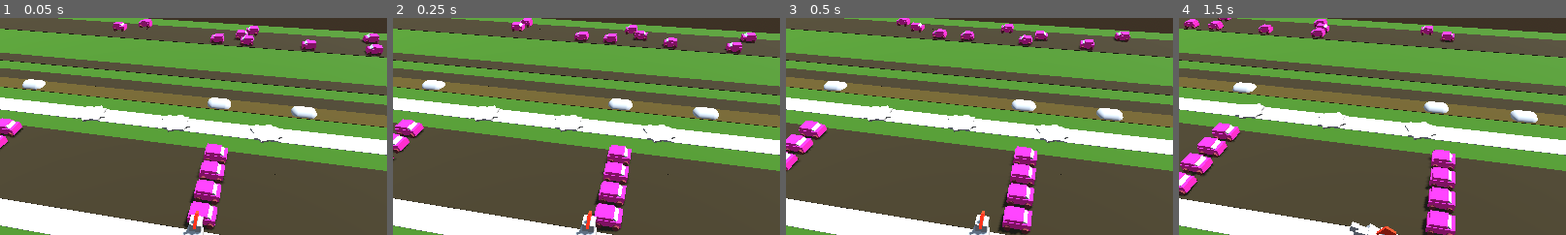
Above: before the commit, frames 1-4 (left to right).
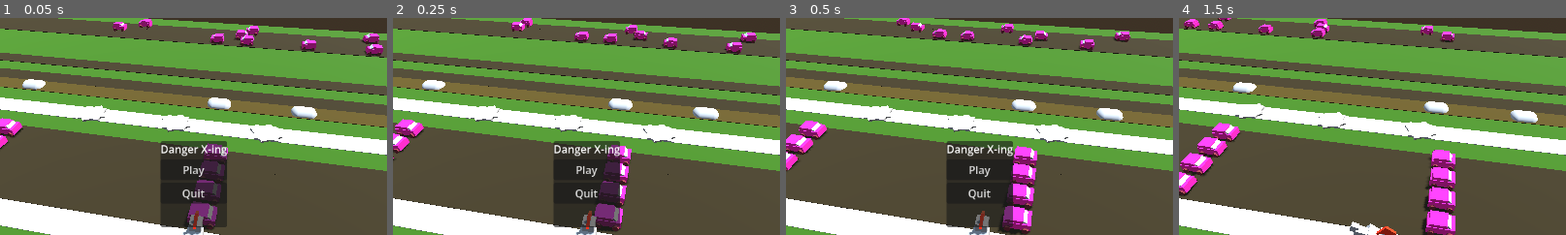
Above: after the commit, the same moments.

Repository: unblinky/danger-xing
Game: Godot game, scene res://Main/Main.tscn
Same seed, same stepped clock (60 frames per second), same inputs: the game is played once before the commit and once after it.
Inputs (mouse positions are % of the whole screen's width and height, from its top left):
- Up to frame 1 (0.05 s): no input
- Up to frame 2 (0.25 s): no input
- Up to frame 3 (0.5 s): no input
- Up to frame 4 (1.5 s): click (50, 47) at 0.5 s, where only the run after the commit has a clickable "Play"; hold D (move_right) from 1.28 s (still down)
The pictures show only the part of the screen within x 25-75%, y 12-62%; the shares and areas given below are measured in that part.

The runs differ from the first frame. In frame 1, 6.5% of the frame differs, in the area x 41-59%, y 56-97%; in frame 2, 6.5%; in frame 3, 6.5%; in frame 4, nothing differs.

Commit message:
Began the PauseMenu object.

Diff:
--- a/Code/Main/Main.tscn
+++ b/Code/Main/Main.tscn
@@ -1,6 +1,9 @@
 [gd_scene format=3 uid="uid://cib786y4fr7cb"]
 
 [ext_resource type="Script" uid="uid://ckplnjj5kkyta" path="res://Main/Main.gd" id="1_lxy7q"]
+[ext_resource type="PackedScene" uid="uid://dkrcw84mho1yp" path="res://PauseMenu/PauseMenu.tscn" id="2_83ytx"]
 
 [node name="Main" type="Node" unique_id=1391425956]
 script = ExtResource("1_lxy7q")
+
+[node name="PauseMenu" parent="." unique_id=2018929069 instance=ExtResource("2_83ytx")]
--- /dev/null
+++ b/Code/PauseMenu/PauseMenu.gd
@@ -0,0 +1,54 @@
+extends PanelContainer
+class_name PauseMenu
+
+@onready var message: Label = $VBox/Message
+@onready var play_button: Button = $VBox/PlayButton
+@onready var continue_button: Button = $VBox/ContinueButton
+@onready var quit_button: Button = $VBox/QuitButton
+
+var main: Main
+
+func _ready() -> void:
+	# Signal hooks.
+	play_button.pressed.connect(on_play_pressed)
+	continue_button.pressed.connect(on_continue_pressed)
+	quit_button.pressed.connect(on_quit_pressed)
+
+	main = get_parent()
+	show_opening_layout()
+
+func _process(delta: float) -> void:
+	# Toggle the menu visibility.
+	if Input.is_action_just_pressed("pause"):
+		visible = !visible
+		get_tree().paused = visible
+		show_paused_layout()
+
+func show_opening_layout():
+	message.text = "Danger X-ing"
+	play_button.show()
+	continue_button.hide()
+	quit_button.show()
+
+func show_game_over_layout():
+	message.text = "Game Over - Play Again?"
+	play_button.show()
+	continue_button.hide()
+	quit_button.show()
+
+func show_paused_layout():
+	message.text = "Game Paused"
+	play_button.hide()
+	continue_button.show()
+	quit_button.show()
+
+
+func on_play_pressed():
+	hide()
+
+func on_continue_pressed():
+	get_tree().paused = false
+	hide()
+
+func on_quit_pressed():
+	get_tree().quit()
--- /dev/null
+++ b/Code/PauseMenu/PauseMenu.tscn
@@ -0,0 +1,37 @@
+[gd_scene format=3 uid="uid://dkrcw84mho1yp"]
+
+[ext_resource type="Script" uid="uid://bo0m5o8islhfu" path="res://PauseMenu/PauseMenu.gd" id="1_egqmv"]
+
+[node name="PauseMenu" type="PanelContainer" unique_id=2018929069]
+process_mode = 3
+anchors_preset = 8
+anchor_left = 0.5
+anchor_top = 0.5
+anchor_right = 0.5
+anchor_bottom = 0.5
+offset_left = -39.5
+offset_top = -64.0
+offset_right = 39.5
+offset_bottom = 64.0
+grow_horizontal = 2
+grow_vertical = 2
+script = ExtResource("1_egqmv")
+
+[node name="VBox" type="VBoxContainer" parent="." unique_id=235907090]
+layout_mode = 2
+
+[node name="Message" type="Label" parent="VBox" unique_id=1081735735]
+layout_mode = 2
+text = "message"
+
+[node name="PlayButton" type="Button" parent="VBox" unique_id=2069195639]
+layout_mode = 2
+text = "Play"
+
+[node name="ContinueButton" type="Button" parent="VBox" unique_id=1395028183]
+layout_mode = 2
+text = "Continue"
+
+[node name="QuitButton" type="Button" parent="VBox" unique_id=1647798492]
+layout_mode = 2
+text = "Quit"
Not shown, added: Code/PauseMenu/PauseMenu.gd.uid
